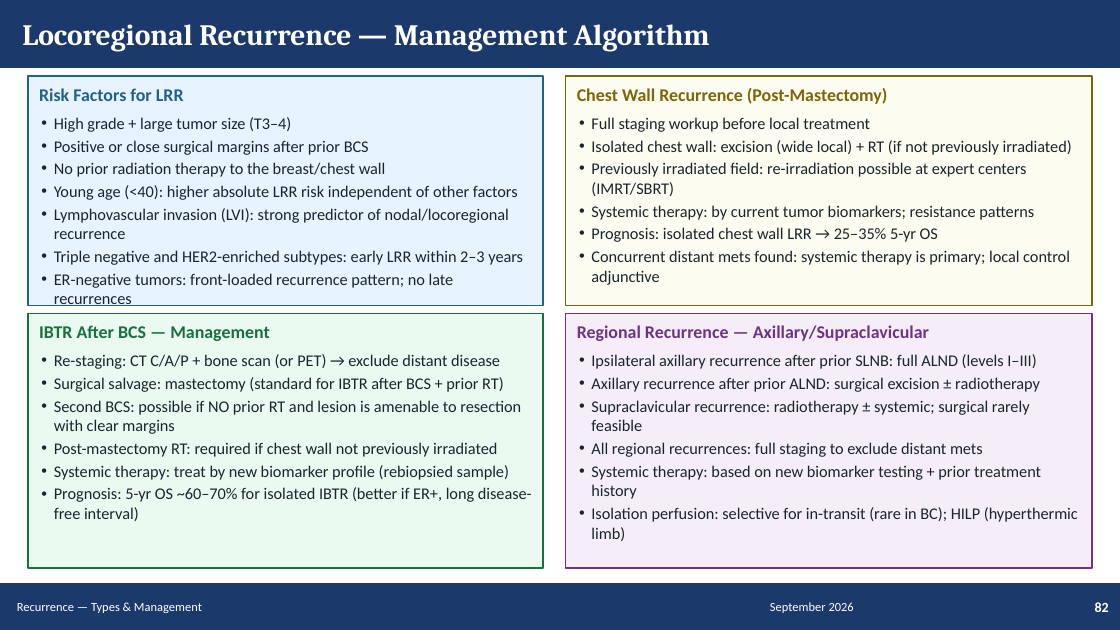
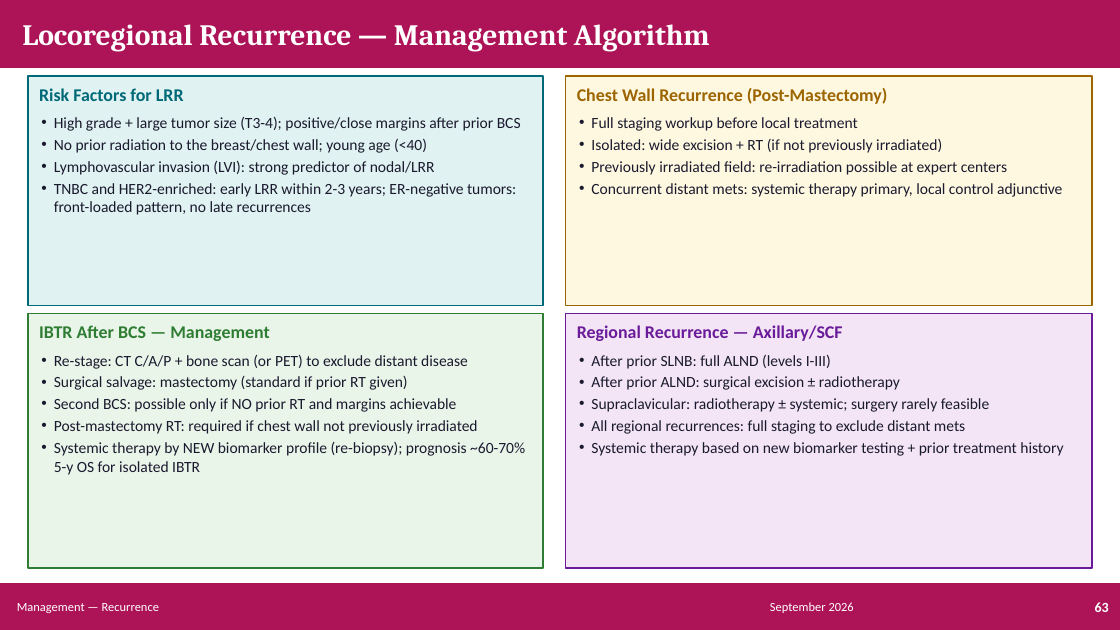
Before and after one commit to Muluamlak/Phone, a slide deck: slide 63 of BreastCancer_Management_Enhanced.pptx (slide 82 before the commit). Drawn at 1120x630 pixels with LibreOffice and Linux fonts; fonts in the diff are those of the drawing. Boxes give left, top, right and bottom in pixels: in the first picture for what was removed or moved away, otherwise in the second. Text is boxed around its words. In the diff, an @@ line names an element or a change of style, - is before the commit and + after.

```diff
--- a/BreastCancer_Management_Enhanced.pptx
+++ b/BreastCancer_Management_Enhanced.pptx
@@ rectangle at [0,0,1120,67]: fill #1B3A6B to #AD1457; outline #1B3A6B 1 pt to #AD1457 1 pt @@
@@ rectangle at [28,76,543,306]: fill #E8F4FD to #E0F2F1; outline #21618C 1 pt to #006978 1 pt @@
@@ text "Risk Factors for LRR" at [39,88,184,101]: text colour #21618C to #006978 @@
@@ rectangle at [566,76,1092,306]: fill #FDFCF0 to #FFF8E1; outline #7D6608 1 pt to #9C6500 1 pt @@
@@ text "Chest Wall Recurrence (Post-Mastectomy)" at [577,88,888,104]: text colour #7D6608 to #9C6500 @@
@@ text at [54,117,521,215]: text changed; size 10.5 to 10 pt; text colour #1A252F to #1A1A2E @@
-• High grade + large tumor size (T3–4)
-• Positive or close surgical margins after prior BCS
-• No prior radiation therapy to the breast/chest wall
-• Young age (<40): higher absolute LRR risk independent of other factors
-• Lymphovascular invasion (LVI): strong predictor of nodal/locoregional recurrence
-• Triple negative and HER2-enriched subtypes: early LRR within 2–3 years
-• ER-negative tumors: front-loaded recurrence pattern; no late recurrences
+• High grade + large tumor size (T3-4); positive/close margins after prior BCS
+• No prior radiation to the breast/chest wall; young age (<40)
+• Lymphovascular invasion (LVI): strong predictor of nodal/LRR
+• TNBC and HER2-enriched: early LRR within 2-3 years; ER-negative tumors: front-loaded pattern, no late recurrences
@@ text at [591,117,858,131]: size 10.5 to 10 pt, text colour #1A252F to #1A1A2E in "Full staging workup before local treatment" @@
@@ text at [591,139,1062,197]: text changed; size 10.5 to 10 pt; text colour #1A252F to #1A1A2E @@
-• Isolated chest wall: excision (wide local) + RT (if not previously irradiated)
-• Previously irradiated field: re-irradiation possible at expert centers (IMRT/SBRT)
-• Systemic therapy: by current tumor biomarkers; resistance patterns
-• Prognosis: isolated chest wall LRR → 25–35% 5-yr OS
-• Concurrent distant mets found: systemic therapy is primary; local control adjunctive
+• Isolated: wide excision + RT (if not previously irradiated)
+• Previously irradiated field: re-irradiation possible at expert centers
+• Concurrent distant mets: systemic therapy primary, local control adjunctive
@@ rectangle at [28,314,543,568]: fill #EAFAF1 to #EAF5EA; outline #196F3D 1 pt to #2E7D32 1 pt @@
@@ text "IBTR After BCS — Management" at [39,325,270,341]: text colour #196F3D to #2E7D32 @@
@@ rectangle at [566,314,1092,568]: fill #F5EEF8 to #F3E5F5; outline #6C3483 1 pt to #6A1B9A 1 pt @@
@@ text at [577,325,843,341]: text changed; text colour #6C3483 to #6A1B9A @@
-Regional Recurrence — Axillary/Supraclavicular
+Regional Recurrence — Axillary/SCF
@@ text at [54,355,468,412]: text changed; size 10.5 to 10 pt; text colour #1A252F to #1A1A2E @@
-• Re-staging: CT C/A/P + bone scan (or PET) → exclude distant disease
-• Surgical salvage: mastectomy (standard for IBTR after BCS + prior RT)
-• Second BCS: possible if NO prior RT and lesion is amenable to resection with clear margins
+• Re-stage: CT C/A/P + bone scan (or PET) to exclude distant disease
+• Surgical salvage: mastectomy (standard if prior RT given)
+• Second BCS: possible only if NO prior RT and margins achievable
@@ text at [591,355,990,412]: text changed; size 10.5 to 10 pt; text colour #1A252F to #1A1A2E @@
-• Ipsilateral axillary recurrence after prior SLNB: full ALND (levels I–III)
-• Axillary recurrence after prior ALND: surgical excision ± radiotherapy
-• Supraclavicular recurrence: radiotherapy ± systemic; surgical rarely feasible
+• After prior SLNB: full ALND (levels I-III)
+• After prior ALND: surgical excision ± radiotherapy
+• Supraclavicular: radiotherapy ± systemic; surgery rarely feasible
@@ text at [54,442,525,475]: text changed; size 10.5 to 10 pt; text colour #1A252F to #1A1A2E @@
-• Systemic therapy: treat by new biomarker profile (rebiopsied sample)
-• Prognosis: 5-yr OS ~60–70% for isolated IBTR (better if ER+, long disease-free interval)
+• Systemic therapy by NEW biomarker profile (re-biopsy); prognosis ~60-70% 5-y OS for isolated IBTR
@@ text at [54,420,477,434]: size 10.5 to 10 pt, text colour #1A252F to #1A1A2E in "Post-mastectomy RT: required if chest wall not ..." @@
@@ text at [591,442,1063,456]: text changed; size 10.5 to 10 pt; text colour #1A252F to #1A1A2E @@
-• Systemic therapy: based on new biomarker testing + prior treatment history
-• Isolation perfusion: selective for in-transit (rare in BC); HILP (hyperthermic limb)
+• Systemic therapy based on new biomarker testing + prior treatment history
@@ text at [591,420,965,434]: size 10.5 to 10 pt, text colour #1A252F to #1A1A2E in "All regional recurrences: full staging to exclude ..." @@
@@ rectangle at [0,584,1120,629]: fill #1B3A6B to #AD1457; outline #1B3A6B 1 pt to #AD1457 1 pt @@
@@ text at [17,603,159,613]: text changed @@
-Recurrence — Types & Management
+Management — Recurrence
@@ text at [1095,602,1109,612]: text changed @@
-82
+63
```
Also in this commit, not shown: 58 other slides changed, 17 slides added, 36 slides removed.
